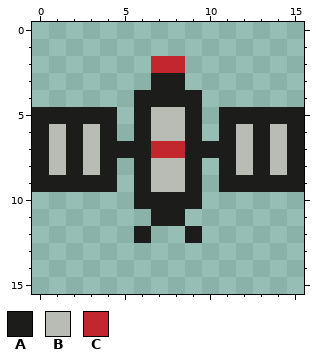
Edited in one commit: pixel-art file (design/sprites/satellite.aseprite). Above, as it was before the edit.
16x16 pixels, 1 frame.
Palette (. is transparent): A #1c1d1a  B #b9bbb5  C #c1272d
Pixels before, first column x 0:
 2 .......CC.......
 3 .......AA.......
 4 ......AAAA......
 5 AAAAA.ABBA.AAAAA
 6 ABABA.ABBA.ABABA
 7 ABABAAACCAAABABA
 8 ABABA.ABBA.ABABA
 9 AAAAA.ABBA.AAAAA
10 ......AAAA......
11 .......AA.......
12 ......A..A......
Now the later version:
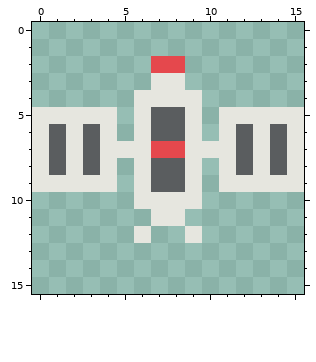
What changed:
colour A: #1c1d1a -> #e6e6df
colour B: #b9bbb5 -> #5a5d5f
colour C: #c1272d -> #e5484d
